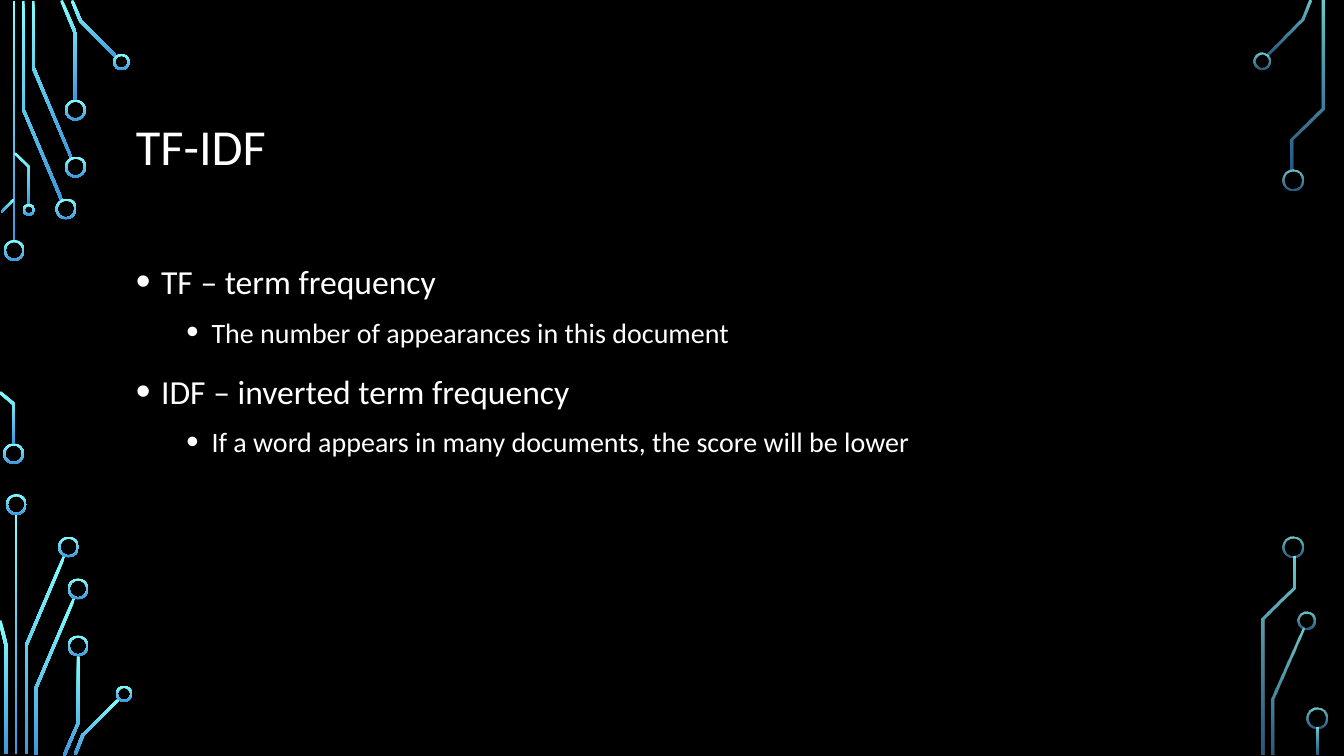
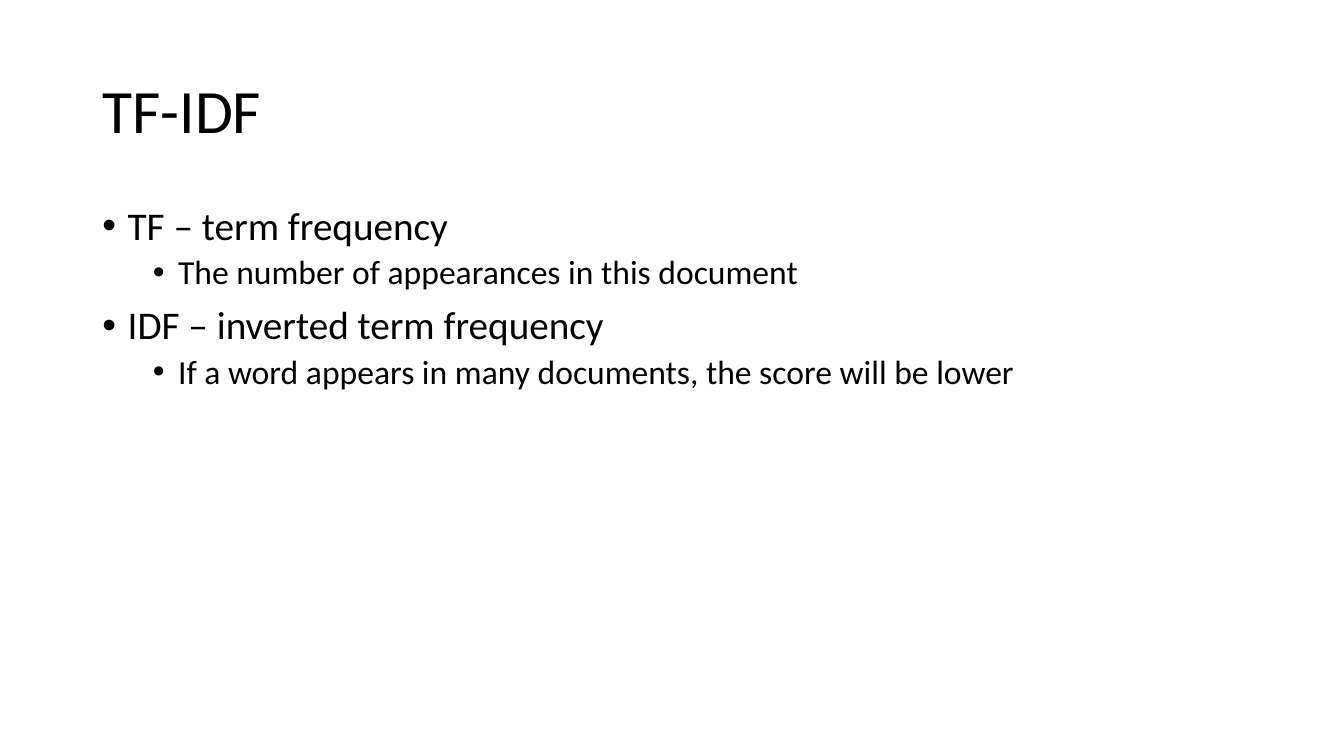
Before and after one commit to TomerVolk/NLP_2021_2022_Winter_Tutorials, a slide deck: slide 5 of Tutorial_01/NLP Course – 097215.pptx. Drawn at 1344x756 pixels with LibreOffice and Linux fonts; fonts in the diff are those of the drawing; background and template pictures are left out. Boxes give left, top, right and bottom in pixels: in the first picture for what was removed or moved away, otherwise in the second. Text is boxed around its words. In the diff, an @@ line names an element or a change of style, - is before the commit and + after.

```diff
--- a/Tutorial_01/NLP Course – 097215.pptx
+++ b/Tutorial_01/NLP Course – 097215.pptx
@@ background picture (left out) to #FFFFFF @@
@@ title "TF-IDF": place and size @@
-title "TF-IDF" at [136,132,266,165]
+title "TF-IDF" at [102,93,261,133]
@@ title "TF-IDF" at [102,93,261,133]: size 36 to 44 pt, text colour #FFFFFF to #000000 @@
@@ text "TF – term frequency": place and size @@
-text "TF – term frequency" at [161,271,909,457]
+text "TF – term frequency" at [128,213,1013,390]
@@ text "TF – term frequency" at [128,213,1013,390]: size 24 to 28 pt in "TF – term frequency", "IDF – inverted term frequency"; text colour #FFFFFF to #000000; size 20 to 24 pt in "The number of appearances in this document", "If a word appears in many documents, ..."; line spacing 1.2 to 0.9 @@
@@ group removed at [0,0,1328,756]: 33 freeform shapes, 3 rectangles @@
```
Also in this commit, not shown: 4 other slides changed, 8 other files.
